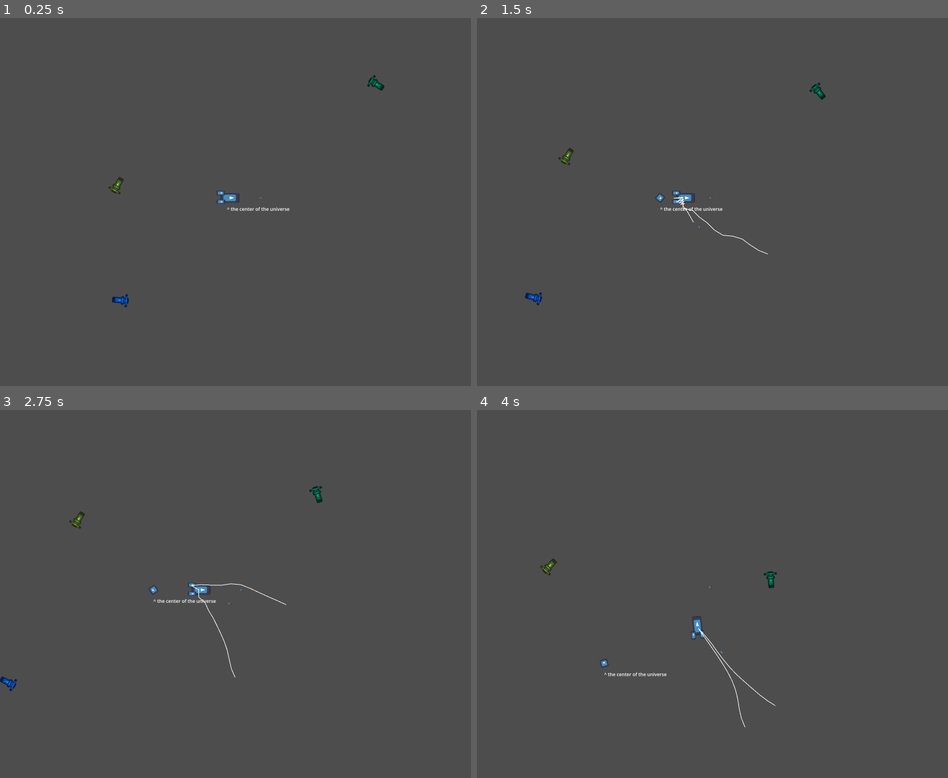
Above: before the commit, frames 1-4 (two rows, left to right).
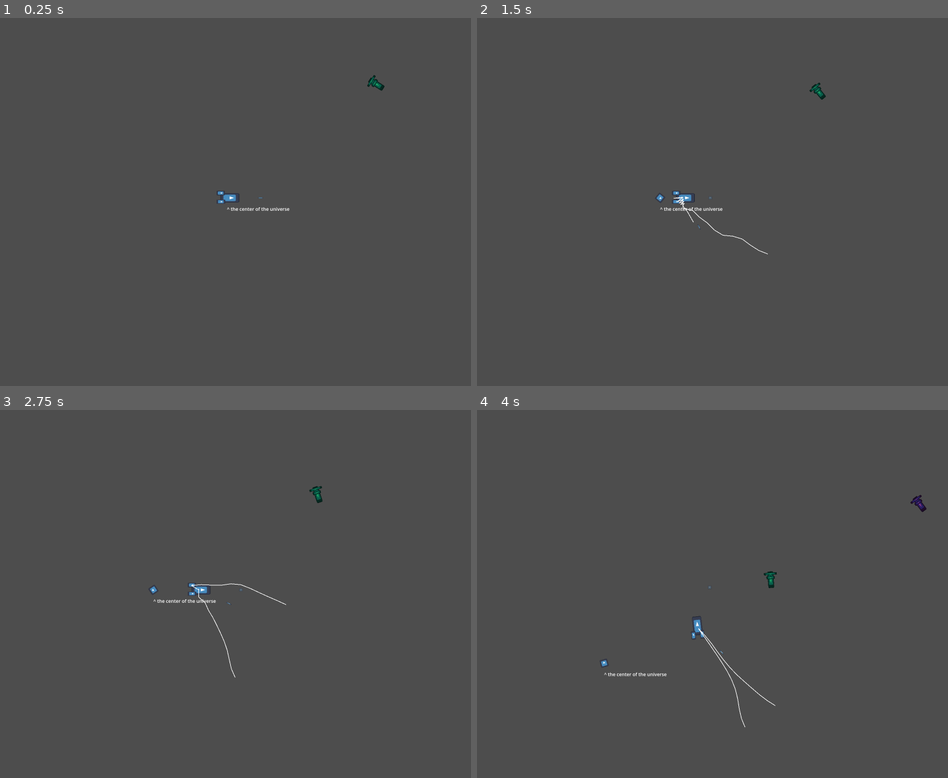
Above: after the commit, the same moments.

Repository: Bromeon/LudumDare54
Game: Godot game, scene res://Scenes/Main/Main.tscn
The game is run twice, just before and just after one commit, with the same random seed, the same clock (stepped at 60 frames per second) and the same inputs. The engine's default icon, where the game draws it, is replaced by a stand-in: a white triangle on a blue panel in a dark square.
Inputs (mouse positions are in pixels of both pictures, inside the frame that each line leads up to):
- Up to frame 1 (0.25 s): no input
- Up to frame 2 (1.5 s): move the mouse to (816, 179) at 0.52 s; hold D (Right) 0.53-1.28 s; tap Space (ShootTether) at 0.6, 1.35 s; move the mouse to (618, 216) at 1.27 s; hold Ctrl (Brake) from 1.28 s (still down)
- Up to frame 3 (2.75 s): move the mouse to (282, 505) at 2.02 s; release Ctrl (Brake) at 2.03 s; hold D (Right) from 2.03 s (still down); tap Space (ShootTether) at 2.1 s
- Up to frame 4 (4 s): move the mouse to (688, 663) at 2.77 s; release D (Right) at 2.78 s; hold W (Up) 2.78-3.53 s; tap Space (ShootTether) at 2.85, 3.6 s; move the mouse to (853, 645) at 3.52 s; hold A (Left) from 3.53 s (still down)

The runs differ from the first frame. In frame 1, 0.1% of the frame differs, in the area x 23-28%, y 43-79%; in frame 2, 0.1%; in frame 3, 0.1%; in frame 4, 0.1%.

Commit message:
Big world + 4th path

Diff:
--- a/Scenes/Main/Main.tscn
+++ b/Scenes/Main/Main.tscn
@@ -7,12 +7,14 @@
 [ext_resource type="Curve2D" uid="uid://ddcukk4djcpb8" path="res://Scenes/Universe/Paths/Path1.tres" id="5_kkofb"]
 [ext_resource type="Curve2D" uid="uid://bjwvxslxdup66" path="res://Scenes/Universe/Paths/Path2.tres" id="6_rjk23"]
 [ext_resource type="Curve2D" uid="uid://cpyrsyofnhv3w" path="res://Scenes/Universe/Paths/Path3.tres" id="7_t62cn"]
+[ext_resource type="Curve2D" uid="uid://b7xc2mjrkjyrv" path="res://Scenes/Universe/Paths/Path4.tres" id="8_b64bo"]
 [ext_resource type="PackedScene" uid="uid://d1fv40ekxbg68" path="res://Scenes/PlayerShip/PlayerShip.tscn" id="8_tj2rl"]
 
 [node name="Main" type="Node2D"]
 script = ExtResource("1_uvdap")
 
 [node name="Universe" parent="." instance=ExtResource("2_sb0dw")]
+position = Vector2(192, -320)
 
 [node name="Label" type="Label" parent="."]
 offset_right = 672.0
@@ -50,5 +52,12 @@
 color = Color(0.827451, 0.752941, 0.247059, 1)
 effect_radius = 250.0
 speed = 3.0
+metadata/_edit_group_ = true
+
+[node name="Supply4" parent="SupplyPaths" instance=ExtResource("4_6dkld")]
+curve = ExtResource("8_b64bo")
+color = Color(0.556863, 0.211765, 0.505882, 1)
+effect_radius = 400.0
+speed = 5.0
 
 [node name="PlayerShip" parent="." instance=ExtResource("8_tj2rl")]
--- a/Scenes/Universe/Paths/Path1.tres
+++ b/Scenes/Universe/Paths/Path1.tres
@@ -2,6 +2,6 @@
 
 [resource]
 _data = {
-"points": PackedVector2Array(35.9188, 156.022, -35.9188, -156.022, -587, 130, -138.748, 132.021, 138.748, -132.021, -588, -290, -113.521, -14.2952, 113.521, 14.2952, -157, -439, -44.5675, -110.157, 44.5675, 110.157, 655, -192, 89.9759, -69.7944, -89.9759, 69.7944, 644, 299, 120.248, 33.6359, -120.248, -33.6359, -432, 338, 32.5417, 134.135, -32.5417, -134.135, -587, 130)
+"points": PackedVector2Array(35.9188, 156.022, -35.9188, -156.022, -1088, 320, -246.813, 231.611, 246.813, -231.611, -1088, -960, -263.428, -21.3663, 263.428, 21.3663, -64, -832, -257.387, -57.9828, 257.387, 57.9828, 704, -832, -115.099, -284.55, 115.099, 284.55, 1152, -448, 541.875, -566.883, -541.875, 566.883, 724, 1119, 269.641, 265.824, -269.641, -265.824, -904, 1275, 32.5417, 134.135, -32.5417, -134.135, -1088, 320)
 }
-point_count = 7
+point_count = 8
--- a/Scenes/Universe/Paths/Path3.tres
+++ b/Scenes/Universe/Paths/Path3.tres
@@ -2,6 +2,6 @@
 
 [resource]
 _data = {
-"points": PackedVector2Array(-111, 177, 111, -177, -226, -284, -113, 22, 113, -22, 73, -348, -146, -76, 146, 76, 375, -402, 51, -87, -51, 87, 528, 204, 106, -20, -106, 20, 260, 374, 441, -16, -441, 16, -219, 396, 0, 0, 0, 0, -385, -17, -73.0557, 109.021, 73.0557, -109.021, -226, -284)
+"points": PackedVector2Array(-184.539, 222.255, 184.539, -222.255, -884, -23, -84.7157, 191.706, 84.7157, -191.706, -884, -1111, -251.431, 20.2043, 251.431, -20.2043, -52, -1495, -272.035, -148.801, 272.035, 148.801, 652, -1303, -82.3219, -182.508, 82.3219, 182.508, 1420, -599, 10.5914, -135.266, -10.5914, 135.266, 1612, 425, 281.682, 32.9628, -281.682, -32.9628, 1292, 745, 156.912, -184.049, -156.912, 184.049, 460, 809, 441, -16, -441, 16, -52, 1449, 0, 0, 0, 0, -1012, 1065, 23.476, 183.103, -23.476, -183.103, -1426, 634, -206.922, 246.166, 206.922, -246.166, -884, -23)
 }
-point_count = 8
+point_count = 12
--- /dev/null
+++ b/Scenes/Universe/Paths/Path4.tres
@@ -0,0 +1,7 @@
+[gd_resource type="Curve2D" format=3 uid="uid://b7xc2mjrkjyrv"]
+
+[resource]
+_data = {
+"points": PackedVector2Array(-132.049, 0.570087, 132.049, -0.570087, 320, -896, -149.301, -128.512, 149.301, 128.512, 896, -768, -229.903, -86.876, 229.903, 86.876, 1280, -384, 2.11893, -259.568, -2.11893, 259.568, 1536, 512, 262.747, 9.53517, -262.747, -9.53517, 768, 1472, 495.829, 50.8542, -495.829, -50.8542, -320, 768, 198.452, 464.175, -198.452, -464.175, -1344, 448, -435.933, 228.046, 435.933, -228.046, -1408, -640, -130.564, 1.19055, 130.564, -1.19055, 320, -896)
+}
+point_count = 9
--- a/Scenes/Universe/Universe.tscn
+++ b/Scenes/Universe/Universe.tscn
@@ -1,7 +1,7 @@
 [gd_scene load_steps=2 format=3 uid="uid://dyn6k0po4fgge"]
 
 [sub_resource type="RectangleShape2D" id="RectangleShape2D_g4lgh"]
-size = Vector2(1536, 1024)
+size = Vector2(4066, 3264)
 
 [node name="Universe" type="Node2D"]
 
Not shown: 1 places in Scenes/Main/Main.tscn that only renumber resources
